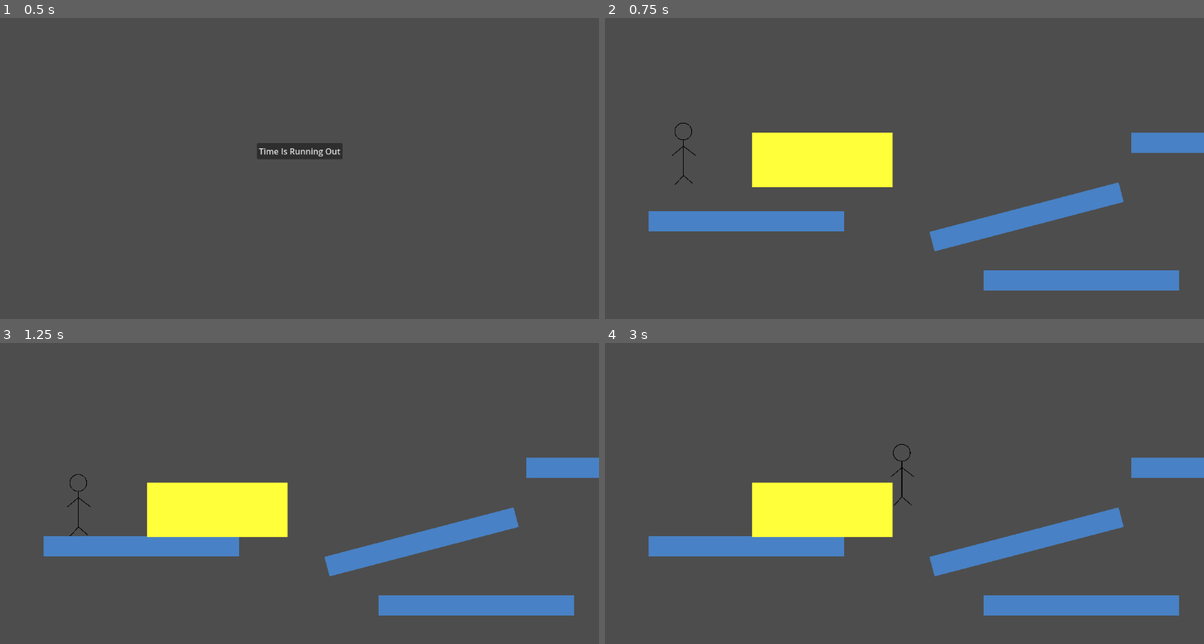
Above: before the commit, frames 1-4 (two rows, left to right).
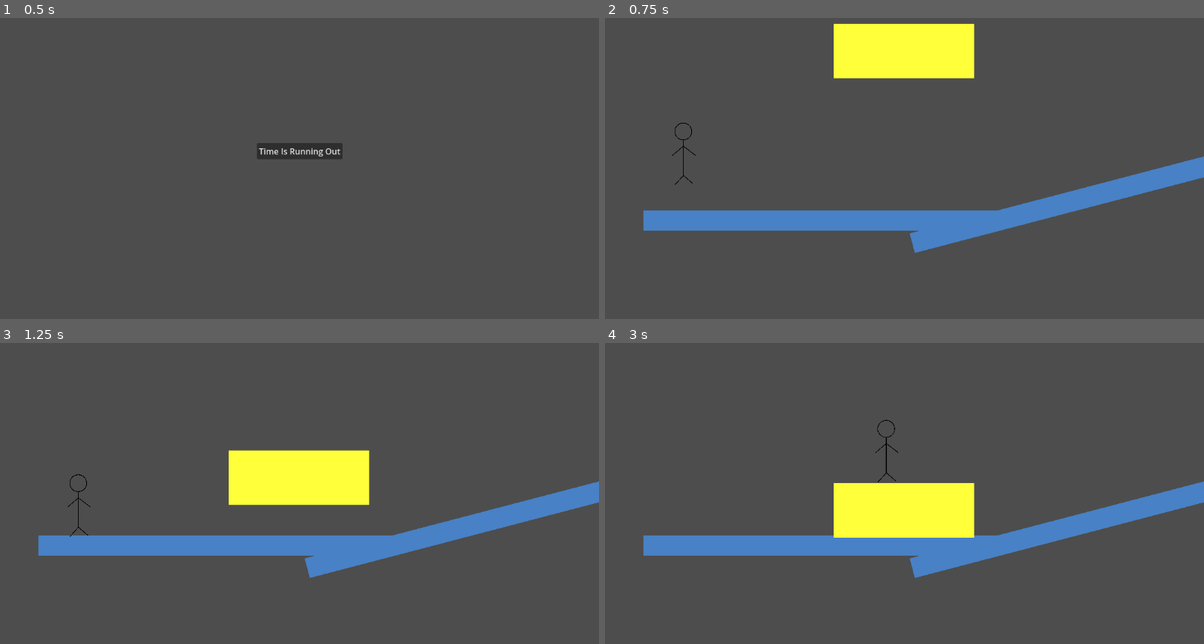
Above: after the commit, the same moments.

Repository: JuvenalSantiso/GameJam_TIRO
Game: Godot game, scene res://ui/main_menu.tscn
The game is run twice, just before and just after one commit, with the same random seed, the same clock (stepped at 60 frames per second) and the same inputs.
Inputs:
- Up to frame 1 (0.5 s): no input
- Up to frame 2 (0.75 s): click "Time Is Running Out" at 0.5 s
- Up to frame 3 (1.25 s): no input
- Up to frame 4 (3 s): hold D (right) 1.28-2.78 s; tap J (grab) at 1.35, 2.1, 2.85 s; tap Space (jump) at 1.52, 2.27 s; hold A (left) from 2.78 s (still down)

Frame 1 is identical in both runs. In frame 2, 15% of the frame differs, in the area x 6-100%, y 1-91%; in frame 3, 14%; in frame 4, 12%.

Commit message:
grab the box and push it with me

Diff:
--- a/items/box.gd
+++ b/items/box.gd
@@ -1,6 +1,6 @@
 extends RigidBody2D
 
-const STRONG = 500
+const PUSH_FORCE = 5
 
 var initial_position: Vector2
 var initial_rotation
@@ -8,11 +8,7 @@
 var force: Vector2 = Vector2.ZERO
 
 func do_push(direction):
-	force += Vector2(direction*STRONG,0)
-
-func _ready():
-	initial_position = position
-	initial_rotation = rotation
+	force += Vector2(direction*PUSH_FORCE,0)
 
 func reset_box():
 	force = Vector2.ZERO
@@ -20,6 +16,12 @@
 	global_rotation = initial_rotation
 	linear_velocity = Vector2(0, 0)
 	angular_velocity = 0.0
+	set_axis_velocity(Vector2.ZERO)
+
+
+func _ready():
+	initial_position = position
+	initial_rotation = rotation
 
 func _integrate_forces(state):
-	apply_central_force(force)
+	apply_force(force)
--- a/items/box.tscn
+++ b/items/box.tscn
@@ -1,9 +1,15 @@
-[gd_scene load_steps=3 format=3 uid="uid://dhn20444pg50o"]
+[gd_scene load_steps=5 format=3 uid="uid://dhn20444pg50o"]
 
 [ext_resource type="Script" path="res://items/box.gd" id="1_bagee"]
 
 [sub_resource type="RectangleShape2D" id="RectangleShape2D_5838n"]
 size = Vector2(271, 105)
+
+[sub_resource type="CircleShape2D" id="CircleShape2D_cns0d"]
+radius = 23.0217
+
+[sub_resource type="CircleShape2D" id="CircleShape2D_faskp"]
+radius = 23.0217
 
 [node name="Box" type="RigidBody2D" groups=["boxes"]]
 collision_layer = 4
@@ -28,3 +34,23 @@
 grow_vertical = 2
 scale = Vector2(6.74958, 5.5287)
 color = Color(1, 1, 0.227451, 1)
+
+[node name="Grabber2" type="Marker2D" parent="."]
+position = Vector2(190, 14)
+
+[node name="Area2D" type="Area2D" parent="Grabber2" groups=["grabber_box"]]
+collision_layer = 8
+collision_mask = 0
+
+[node name="CollisionShape2D" type="CollisionShape2D" parent="Grabber2/Area2D"]
+shape = SubResource("CircleShape2D_cns0d")
+
+[node name="Grabber" type="Marker2D" parent="."]
+position = Vector2(-188, 10)
+
+[node name="Area2D" type="Area2D" parent="Grabber" groups=["grabber_box"]]
+collision_layer = 8
+collision_mask = 0
+
+[node name="CollisionShape2D" type="CollisionShape2D" parent="Grabber/Area2D"]
+shape = SubResource("CircleShape2D_faskp")
--- a/levels/level_0.tscn
+++ b/levels/level_0.tscn
@@ -1,55 +1,47 @@
-[gd_scene load_steps=4 format=3 uid="uid://cjhthc8hewvth"]
+[gd_scene load_steps=5 format=3 uid="uid://cjhthc8hewvth"]
 
 [ext_resource type="Script" path="res://levels/scripts/level_0.gd" id="1_0100v"]
 [ext_resource type="PackedScene" uid="uid://dhn20444pg50o" path="res://items/box.tscn" id="2_elrd8"]
 
+[sub_resource type="RectangleShape2D" id="RectangleShape2D_jeext"]
+size = Vector2(866.898, 483.317)
+
 [sub_resource type="RectangleShape2D" id="RectangleShape2D_ujqcn"]
-size = Vector2(374.5, 37)
+size = Vector2(702, 36.2976)
 
 [node name="Level0" type="Node2D"]
 script = ExtResource("1_0100v")
 
 [node name="StaticBody2D4" type="StaticBody2D" parent="."]
-position = Vector2(629, 423)
+position = Vector2(748, 385)
 collision_layer = 2
 
 [node name="ColorRect" type="ColorRect" parent="StaticBody2D4"]
-offset_left = -5.0
-offset_top = 57.0
-offset_right = 371.0
-offset_bottom = 96.0
+offset_left = -162.0
+offset_top = 98.0
+offset_right = 533.0
+offset_bottom = 137.0
 rotation = -0.256385
 color = Color(0.282353, 0.505882, 0.772549, 1)
 
 [node name="CollisionShape2D" type="CollisionShape2D" parent="StaticBody2D4"]
-position = Vector2(183, 29)
-rotation = -0.264756
-shape = SubResource("RectangleShape2D_ujqcn")
+position = Vector2(323, 223)
+rotation = -0.253349
+shape = SubResource("RectangleShape2D_jeext")
 
 [node name="StaticBody2D2" type="StaticBody2D" parent="."]
-position = Vector2(1012, 289)
+position = Vector2(1239, 342)
 collision_layer = 2
 
 [node name="ColorRect2" type="ColorRect" parent="StaticBody2D2"]
-offset_right = 376.0
-offset_bottom = 39.0
+offset_left = 11.0
+offset_top = -34.0
+offset_right = 709.0
+offset_bottom = 5.0
 color = Color(0.282353, 0.505882, 0.772549, 1)
 
 [node name="CollisionShape2D" type="CollisionShape2D" parent="StaticBody2D2"]
-position = Vector2(187.75, 19.5)
-shape = SubResource("RectangleShape2D_ujqcn")
-
-[node name="StaticBody2D3" type="StaticBody2D" parent="."]
-position = Vector2(728, 554)
-collision_layer = 2
-
-[node name="ColorRect" type="ColorRect" parent="StaticBody2D3"]
-offset_right = 376.0
-offset_bottom = 39.0
-color = Color(0.282353, 0.505882, 0.772549, 1)
-
-[node name="CollisionShape2D" type="CollisionShape2D" parent="StaticBody2D3"]
-position = Vector2(187.75, 19.5)
+position = Vector2(361, -15)
 shape = SubResource("RectangleShape2D_ujqcn")
 
 [node name="StaticBody2D" type="StaticBody2D" parent="."]
@@ -57,19 +49,21 @@
 collision_layer = 2
 
 [node name="ColorRect" type="ColorRect" parent="StaticBody2D"]
-offset_right = 376.0
-offset_bottom = 39.0
+offset_left = -10.0
+offset_top = -1.0
+offset_right = 670.0
+offset_bottom = 38.0
 color = Color(0.282353, 0.505882, 0.772549, 1)
 
 [node name="CollisionShape2D" type="CollisionShape2D" parent="StaticBody2D"]
-position = Vector2(187.75, 19.5)
+position = Vector2(343, 19.5)
 shape = SubResource("RectangleShape2D_ujqcn")
 
 [node name="Spawn" type="Marker2D" parent="."]
 position = Vector2(151, 317)
 
 [node name="Box" parent="." instance=ExtResource("2_elrd8")]
-position = Vector2(413, 314)
+position = Vector2(570, 104)
 
 [node name="DeathTimer" type="Timer" parent="."]
 wait_time = 5.0
--- a/player/player.tscn
+++ b/player/player.tscn
@@ -28,12 +28,14 @@
 script = ExtResource("3_58v1o")
 
 [node name="ActionArea" type="Area2D" parent="."]
+position = Vector2(8, -12)
 collision_layer = 8
-collision_mask = 4
+collision_mask = 12
 
 [node name="CollisionShape2D" type="CollisionShape2D" parent="ActionArea"]
 position = Vector2(33, 27)
 shape = SubResource("RectangleShape2D_td0r5")
 
+[connection signal="area_entered" from="ActionArea" to="." method="_on_action_area_area_entered"]
 [connection signal="body_entered" from="ActionArea" to="." method="_on_action_area_body_entered"]
 [connection signal="body_exited" from="ActionArea" to="." method="_on_action_area_body_exited"]
--- a/player/scripts/player.gd
+++ b/player/scripts/player.gd
@@ -12,9 +12,10 @@
 
 var initial_position: Vector2
 var is_death = false
-var is_grabbable = false
-var is_grabbing = false
+var is_grabbing: bool = false
+var is_sticking:bool = false
 var grabbed_box: RigidBody2D
+var grabber_box: Area2D
 
 func vision_direction(direction):
 	if direction < 0:
@@ -26,6 +27,8 @@
 	is_death = true
 	position = initial_position
 	set_velocity(Vector2(0,0))
+	is_sticking = false
+	grabbed_box = null
 
 
 func read_from_player(delta) -> void:
@@ -50,10 +53,18 @@
 
 	if Input.is_action_just_pressed("grab") and grabbed_box:
 		action.grab = true
-		if grabbed_box.has_method("do_push"):
-			grabbed_box.do_push(direction)
+		if is_sticking:
+			is_sticking = false
+		else:
+			print(grabber_box)
+			global_position = grabber_box.global_position
+			is_sticking = true
 
-	move_and_slide()
+	if not is_sticking:
+		move_and_slide()
+	else:
+		global_position = grabber_box.global_position
+		grabbed_box.do_push(direction)
 
 	buffer_actions.capture_input(action)
 
@@ -70,11 +81,18 @@
 			velocity.x = move_toward(velocity.x, 0, SPEED)
 		vision_direction(direction)
 
-		if actionframe.grab and grabbed_box != null:
-			if grabbed_box.has_method("do_push"):
-				grabbed_box.do_push(direction)
+		if actionframe.grab and grabbed_box:
+			if is_sticking:
+				is_sticking = false
+			else:
+				global_position = grabber_box.global_position
+				is_sticking = true
 
-	move_and_slide()
+		if not is_sticking:
+			move_and_slide()
+		else:
+			global_position = grabber_box.global_position
+			grabbed_box.do_push(direction)
 
 func _ready():
 	initial_position = position
@@ -86,11 +104,20 @@
 	else:
 		read_from_buffer(delta)
 
+
+
 func _on_action_area_body_entered(body):
-	print(body)
 	if body.is_in_group("boxes"):
 		grabbed_box = body
 
+
 func _on_action_area_body_exited(body):
-	if body.is_in_group("boxes"):
+	if body.is_in_group("boxes") and not is_sticking:
 		grabbed_box = null
+		grabber_box = null
+
+
+func _on_action_area_area_entered(area):
+	print(area)
+	if area.is_in_group("grabber_box"):
+		grabber_box = area
